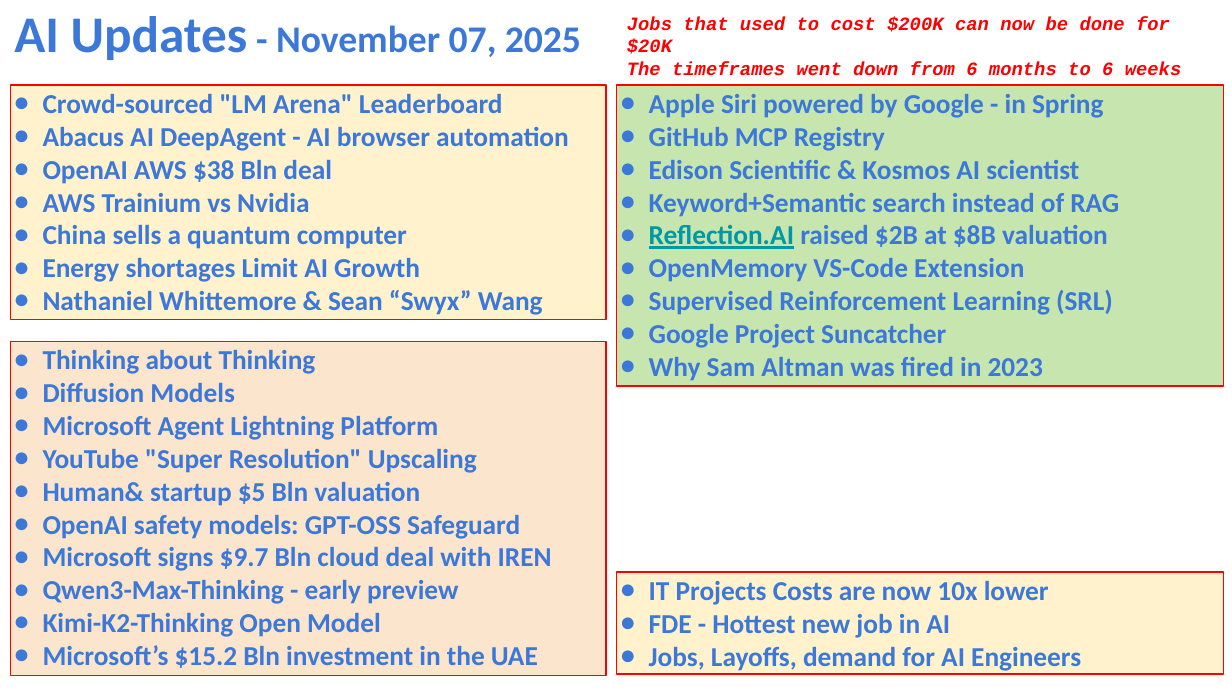
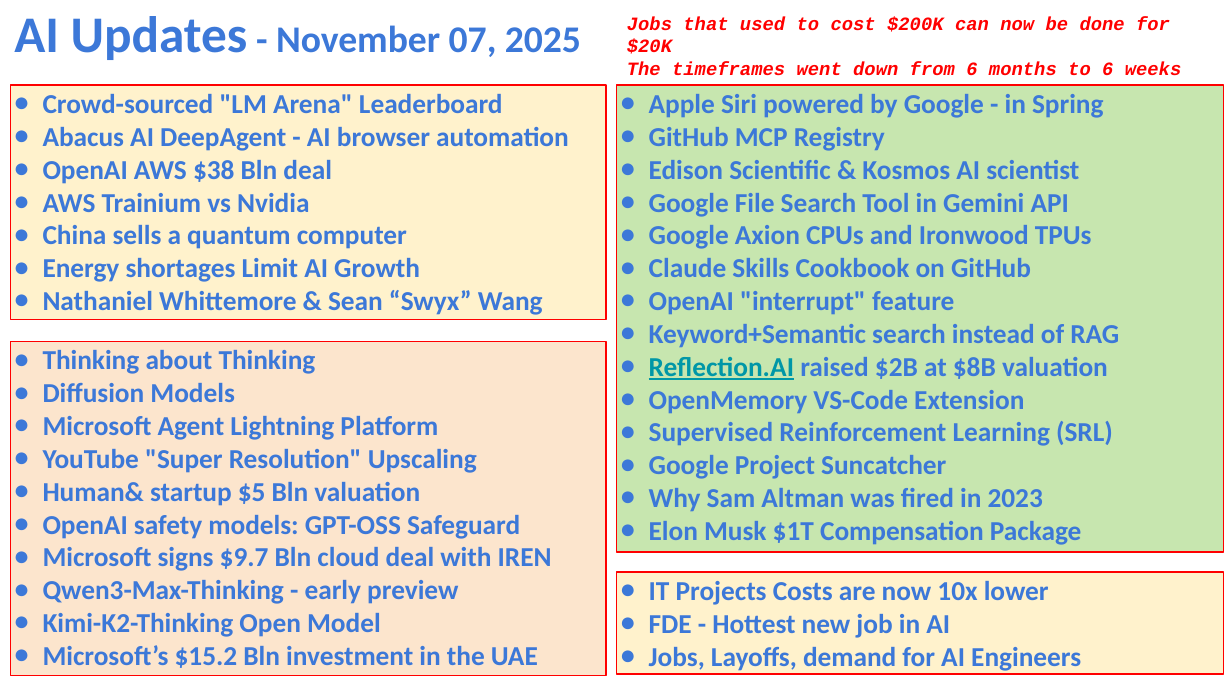
Before and after one commit to lselector/seminar, a slide deck: slide 1 of 2025/2025-11-07-AI-Updates.pptx. Drawn at 1232x693 pixels with LibreOffice and Linux fonts; fonts in the diff are those of the drawing. Boxes give left, top, right and bottom in pixels: in the first picture for what was removed or moved away, otherwise in the second. Text is boxed around its words. In the diff, an @@ line names an element or a change of style, - is before the commit and + after.

Commit message:
update

```diff
--- a/2025/2025-11-07-AI-Updates.pptx
+++ b/2025/2025-11-07-AI-Updates.pptx
@@ rectangle "Apple Siri powered by Google ...": place and size @@
-rectangle "Apple Siri powered by Google ..." at box(617, 85, 1223, 386)
+rectangle "Apple Siri powered by Google ..." at box(617, 85, 1223, 552)
@@ text in rectangle at box(649, 193, 1092, 315): paragraphs added @@
+● Google File Search Tool in Gemini API
+● Google Axion CPUs and Ironwood TPUs
+● Claude Skills Cookbook on GitHub
+● OpenAI "interrupt" feature
@@ text in rectangle at box(649, 521, 1082, 545): paragraph added @@
+● Elon Musk $1T Compensation Package
```
Also in this commit, not shown: 2 other slides changed, 2 slides added.
